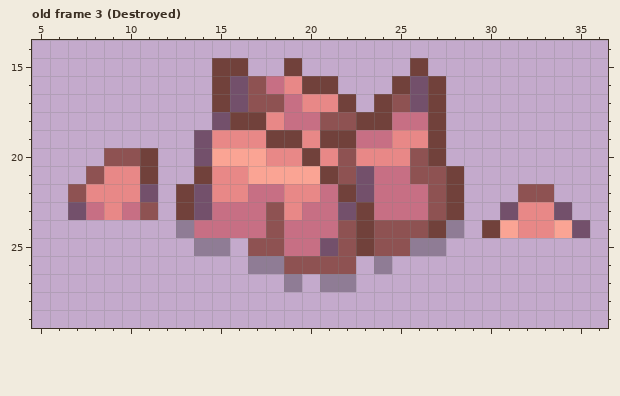
Pixel-art file, stored at game/Slime Mec/Assets/_Art/Sprites/Environment/env_brown_rockA2.aseprite. This is how it looked before the edit.
43x31 pixels, 3 frames. Pixels under 10% opacity are left out. Shown: old frame 3 (Destroyed): x 5..36, y 14..29. The commit also changed other frames, which this record leaves out.
And afterwards:
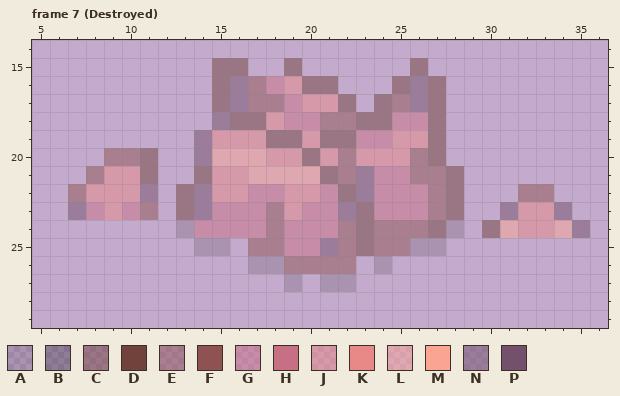
Palette (. is transparent): A #00000023  B #00000045  C #71413b80  D #71413b  E #8e525280  F #8e5252  G #c76f8480  H #c76f84  J #e8888780  K #e88887  L #faa49480  M #faa494  N #73506b80  P #73506b
A new or re-ordered frame is compared with the old frame closest to it.
From old to new:
frames 3 -> 10
Changed rows in their new state; - is an unchanged pixel.
Frame 7 (Destroyed) is new; against old frame 3 (Destroyed):
first column x 7:
15 --------CC--C------C---------
16 --------CNEGJCC---CNC--------
17 --------CNEEGJJC-CENC--------
18 --------NCCJGGEECCGGC--------
19 -------NJJJCCJCCGGJJC--------
20 --EEC--NLLLJJCJEJJJEC--------
21 -EJJC--CJJLLLLCENGGEEC-------
22 EJJJN-CNJJGGJJGCNGGGEC---EE--
23 NGJGE-CNGGGEJGGNCGGGEC--NJJN-
24 ------AGGGGEGGGECEEECA-CLJJLN
25 -------AA-EEGGNECEEAA--------
26 ----------AAEEEE-A-----------
27 ------------A-AA-------------
